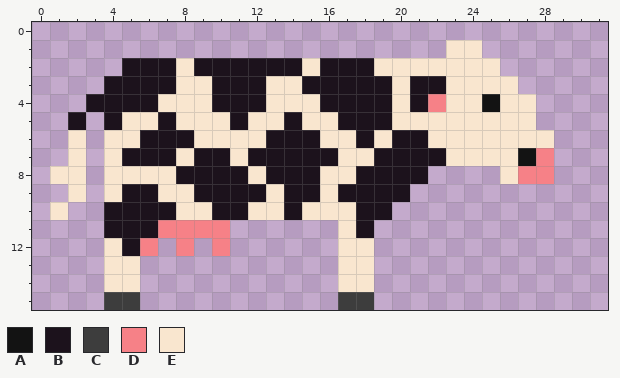
Two states of a pixel-art sprite, assets/images/holstein-friesian-side.png. The picture above is the old version.
The file is 512x256 pixels, drawn in blocks of 16x16; one block is one cell here.
Palette (. is transparent): A #131313  B #1c121c  C #3d3d3d  D #f68187  E #f9e6cf
Pixels before, first column x 1:
 1 ......................EE....
 2 ....BBBEBBBBBBEBBBEEEEEEE...
 3 ...BBBBEEBBBEEBBBBBEBBEEEE..
 4 ..BBBBEEEBBBEEEBBBBEBDEEAEE.
 5 .B.BEEBEEEBEEBEEBBBEEEEEEEE.
 6 .E.EEBBBEEEEBBBEEBEBBEEEEEEE
 7 .E.EBBBEBBEBBBBBEEBBBBEEEEAD
 8 EE.EEEEBBBBEBBBEEBBBB....EDD
 9 .E.EBBEEBBBBEBBEBBBB........
10 E..BBBBEEBBEEBEEEBB.........
11 ...BBBDDDD......EB..........
12 ...EBD.D.D......EE..........
13 ...EE...........EE..........
14 ...EE...........EE..........
15 ...CC...........CC..........
New version:
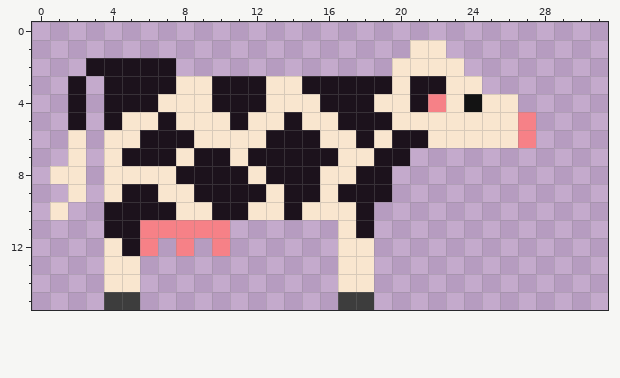
Change:
y 1: x 21..24 ..EE -> EE..
y 2: x 3..4 .. -> BB; x 8..19 EBBBBBBEBBBE -> ............; x 24..25 EE -> ..
y 3: x 2 . -> B; x 25..26 EE -> ..
y 4: x 2..3 .B -> B.; x 19 B -> E; x 24..25 EA -> AE; x 27 E -> .
y 5: x 27 E -> D
y 6: x 27..28 EE -> D.
y 7: x 21..28 BBEEEEAD -> ........
y 8: x 20..21 BB -> ..; x 26..28 EDD -> ...
y 9: x 20 B -> .
y 10: x 19 B -> .
y 11: x 6 B -> D
Changed places in both pictures, as pixel boxes (x1, y1, x2, y2):
changed: (68, 40, 554, 220)
changed: (140, 220, 158, 238)
